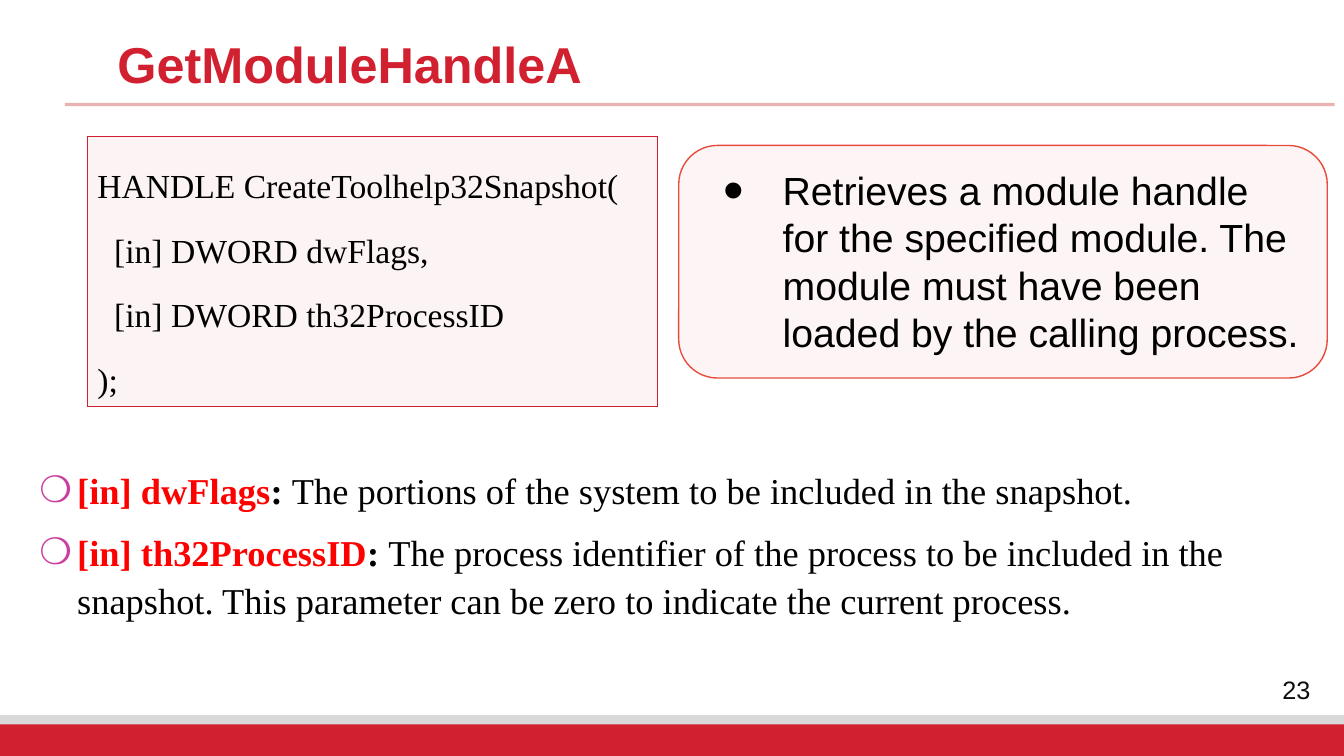
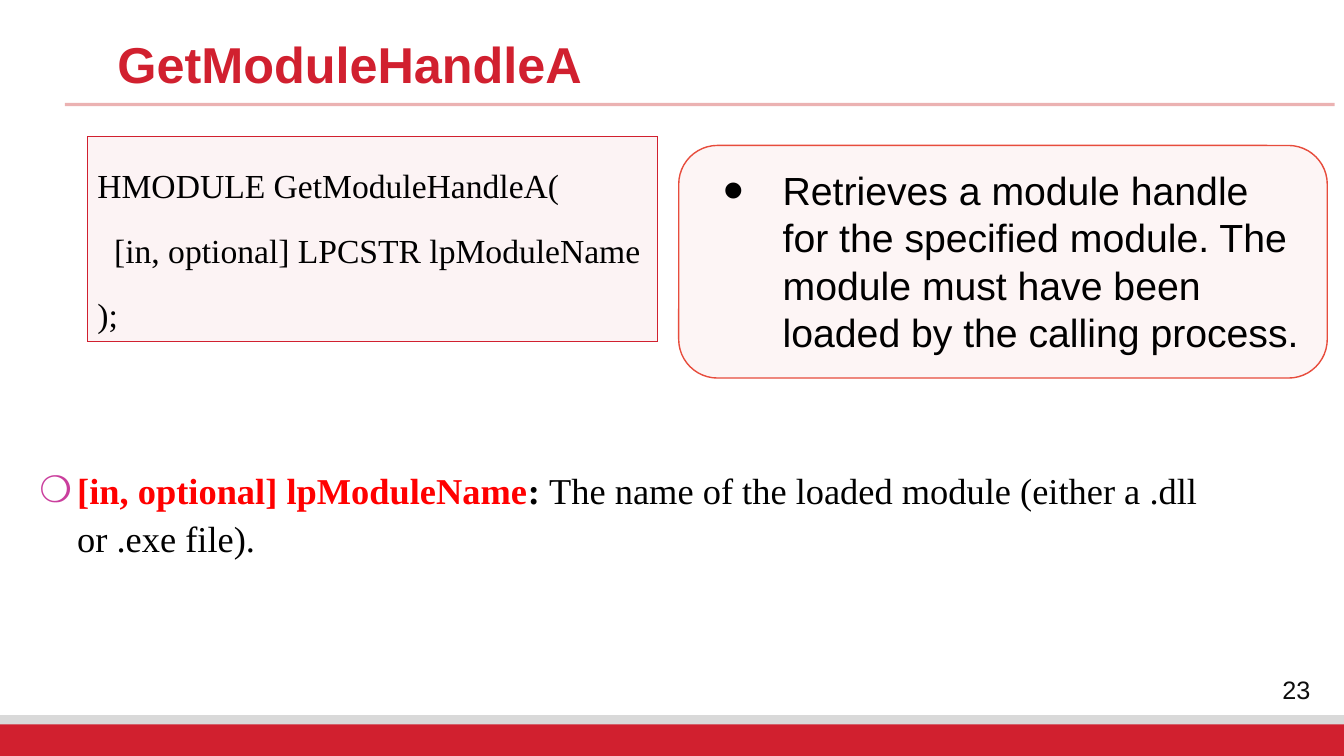
Before and after one commit to fangtian-zhong/fangtian-zhong.github.io, a slide deck: slide 23 of assets/slides/CSCI_591_Malicious_Code_Analysis_10.pptx. Drawn at 1344x756 pixels with LibreOffice and Linux fonts; fonts in the diff are those of the drawing; background and template pictures are left out. Boxes give left, top, right and bottom in pixels: in the first picture for what was removed or moved away, otherwise in the second. Text is boxed around its words. In the diff, an @@ line names an element or a change of style, - is before the commit and + after.

```diff
--- a/assets/slides/CSCI_591_Malicious_Code_Analysis_10.pptx
+++ b/assets/slides/CSCI_591_Malicious_Code_Analysis_10.pptx
@@ rectangle "HMODULE GetModuleHandleA(": place and size @@
-rectangle "HMODULE GetModuleHandleA(" at (88,136,657,406)
+rectangle "HMODULE GetModuleHandleA(" at (88,136,657,342)
@@ text in rectangle at (97,174,640,269): text changed @@
-HANDLE CreateToolhelp32Snapshot(
-[in] DWORD dwFlags,
-[in] DWORD th32ProcessID
+HMODULE GetModuleHandleA(
+[in, optional] LPCSTR lpModuleName
@@ text at (77,478,1197,559): text changed @@
-❍ [in] dwFlags: The portions of the system to be included in the snapshot.
-❍ [in] th32ProcessID: The process identifier of the process to be included in the snapshot. This parameter can be zero to indicate the current process.
+❍ [in, optional] lpModuleName: The name of the loaded module (either a .dll or .exe file).
```
Also in this commit, not shown: 10 other slides changed, 1 slide added, 1 slide removed.
